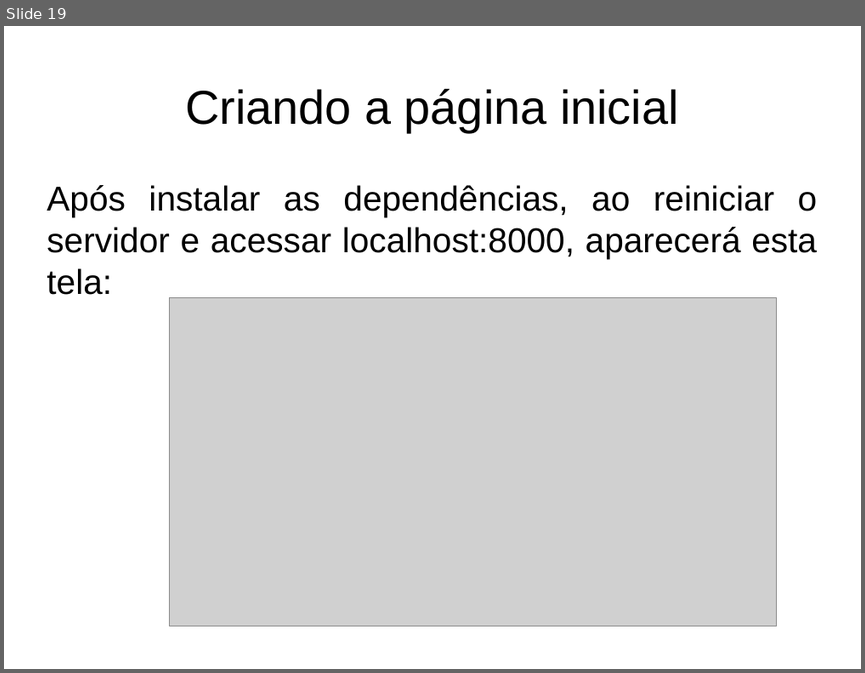
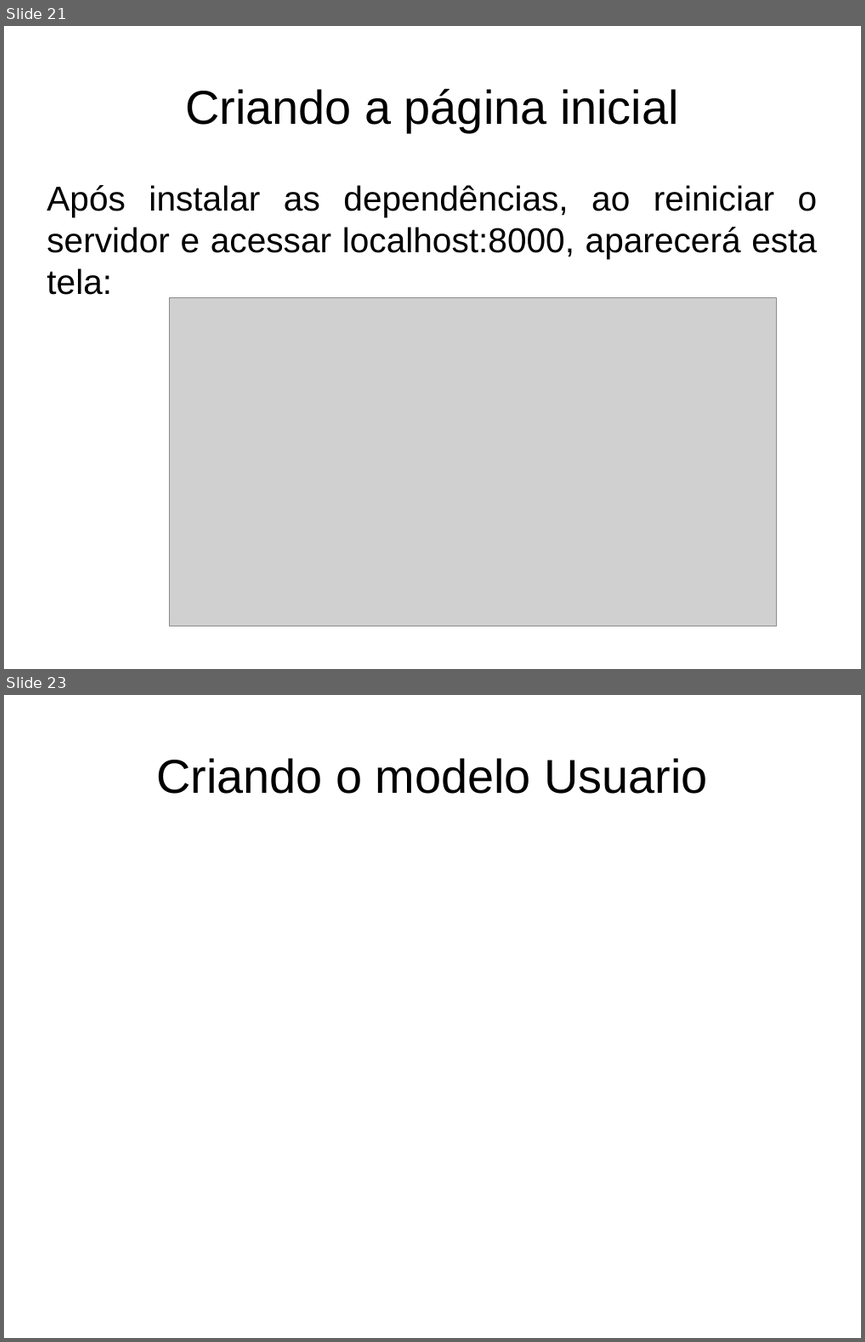
Before and after one commit to fgsl/lojasacme, a slide deck: docs/tutorial.odp. Shown one above the other, each under a label of ours: slide 19 before the commit, slides 21 and 23 after it; the slides between them are not shown. The pictures are 865x673 and 865x1342 pixels, drawn with LibreOffice and Linux fonts; fonts in the diff are those of the drawing; grey boxes stand for pictures. Boxes give left, top, right and bottom in pixels: in the first picture for what was removed or moved away, otherwise in the second. Text is boxed around its words. In the diff, an @@ line names an element or a change of style, - is before the commit and + after.

```diff
--- a/docs/tutorial.odp
+++ b/docs/tutorial.odp
@@ slide 23 added at bbox=[4, 695, 861, 1338], background #FFFFFF @@
@@ title added at bbox=[156, 758, 707, 794], 44 pt, text #000000 @@
+Criando o modelo Usuario
@@ what was slide 19 is now slide 21 @@
```
Also in this commit, not shown: 12 other slides added, 4 other files.
